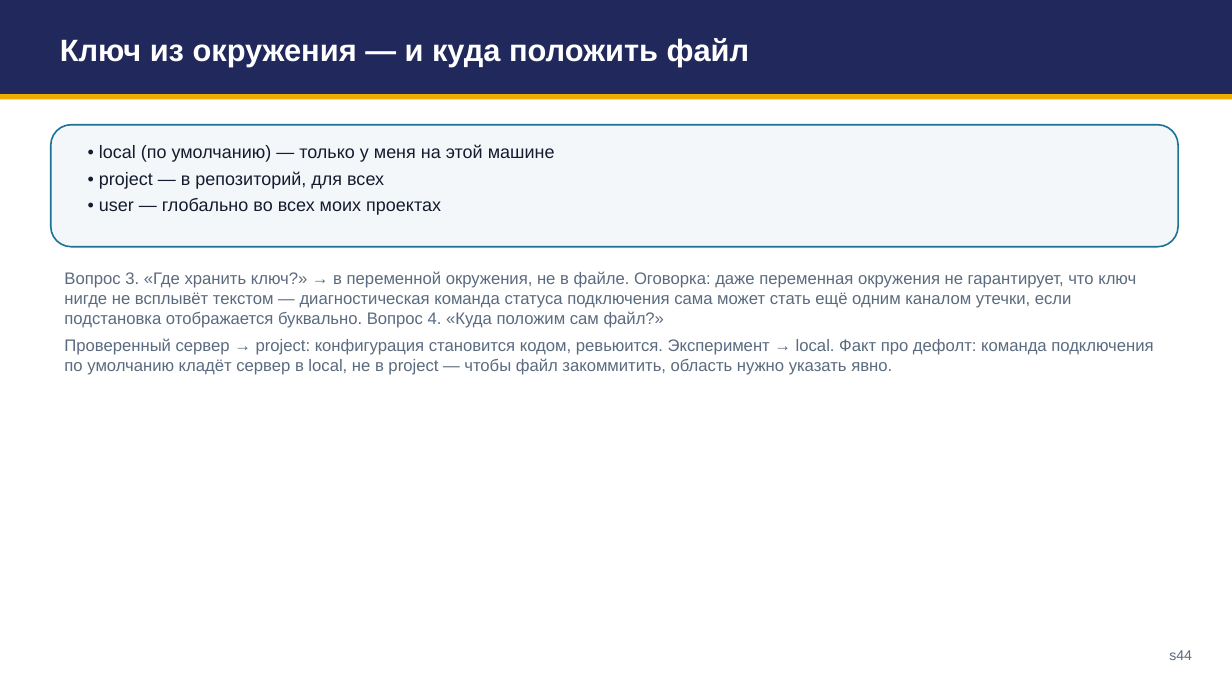
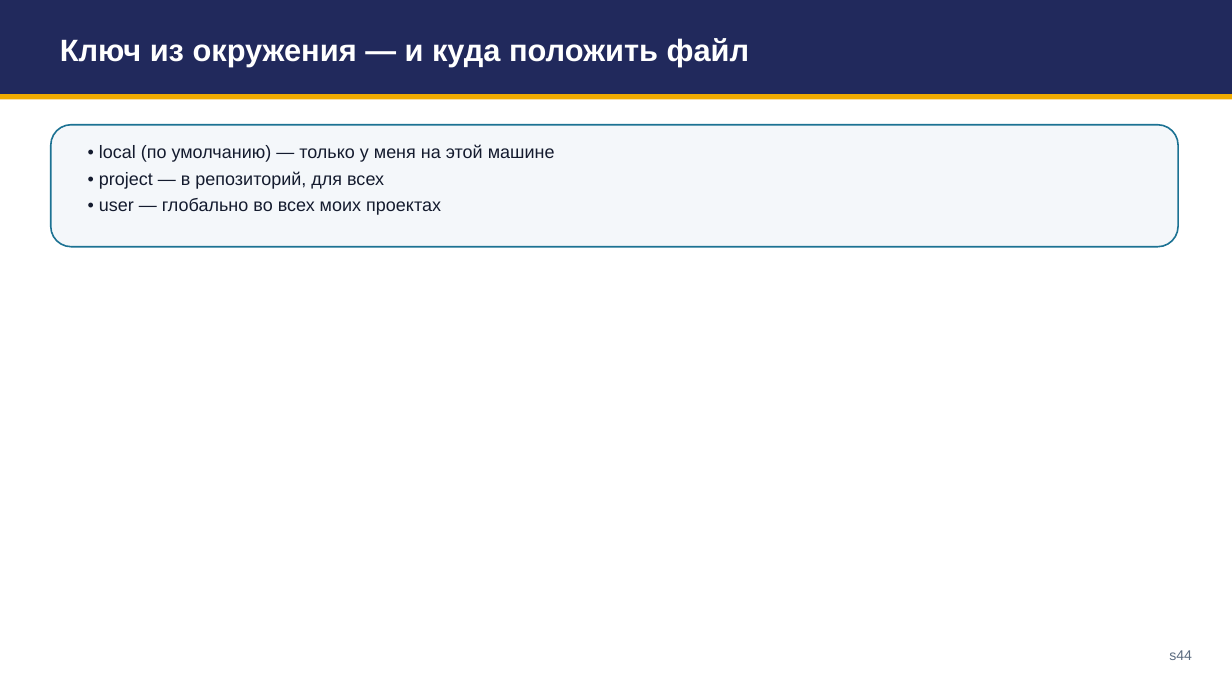
Before and after one commit to tellina-study/AI-usage-lessons, a slide deck: slide 44 of library/seminars/sem-05/rendered/sem-05.pptx. Drawn at 1232x693 pixels with LibreOffice and Linux fonts; fonts in the diff are those of the drawing. Boxes give left, top, right and bottom in pixels: in the first picture for what was removed or moved away, otherwise in the second. Text is boxed around its words. In the diff, an @@ line names an element or a change of style, - is before the commit and + after.

```diff
--- a/library/seminars/sem-05/rendered/sem-05.pptx
+++ b/library/seminars/sem-05/rendered/sem-05.pptx
@@ text removed at (64, 271, 1153, 375) @@
-Вопрос 3. «Где хранить ключ?» → в переменной окружения, не в файле. Оговорка: даже переменная окружения не гарантирует, что ключ нигде не всплывёт текстом — диагностическая команда статуса подключения сама может стать ещё одним каналом утечки, если подстановка отображается буквально. Вопрос 4. «Куда положим сам файл?»
-Проверенный сервер → project: конфигурация становится кодом, ревьюится. Эксперимент → local. Факт про дефолт: команда подключения по умолчанию кладёт сервер в local, не в project — чтобы файл закоммитить, область нужно указать явно.
```
Also in this commit, not shown: 44 other slides changed, 5 other files.
